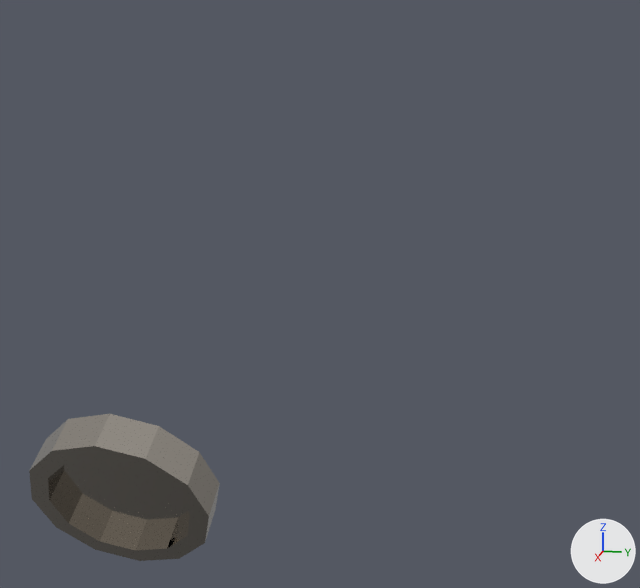
The glTF model src/worlds/Space_Room/assets/models/outlet_main_l_2.glb as it was, and as the next commit left it.
Before and after are seen from a camera (50 mm lens) standing at (0.957, -0.695, 1.519) and looking at (0.253, -0.836, 1.343). Arrows for +X, +Y and +Z are at lower right; the lights stay in place.
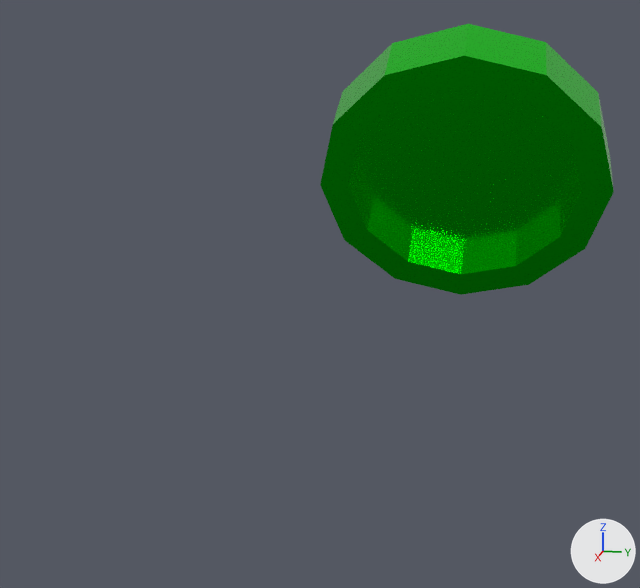
What the commit changed:
Material 'green' (mat_green) is new.
Its base color is (0.0, 0.8, 0.00259) (green #00e709).
Its metallic is 1.0.
Its roughness is 0.227.
me_cylinder_047 has 48 vertices, 92 faces and spans x -1.0..1.0, y -1.0..1.0, z -1.0..1.0.
me_cylinder_047 no longer uses material mat_scuffed_titanium_pbr.
me_cylinder_047 now uses material mat_green (green #00e709).
Object 'Cylinder.083' (ob_cylinder_083) moves from (0.1901, -1.0482, 1.114) to (0.3603, -0.7176, 1.4588).
Object 'Cylinder.083' (ob_cylinder_083) turns from (0, 117, 0) to (0, 119, 0) degrees about x, y and z.

Boxes [x1, y1, x2, y2] around the edits, measured in the pictures (640 x 588 px):
'Cylinder.083', recoloured, moved, turned
    before: [29, 414, 220, 561]
    after: [320, 24, 614, 295]
